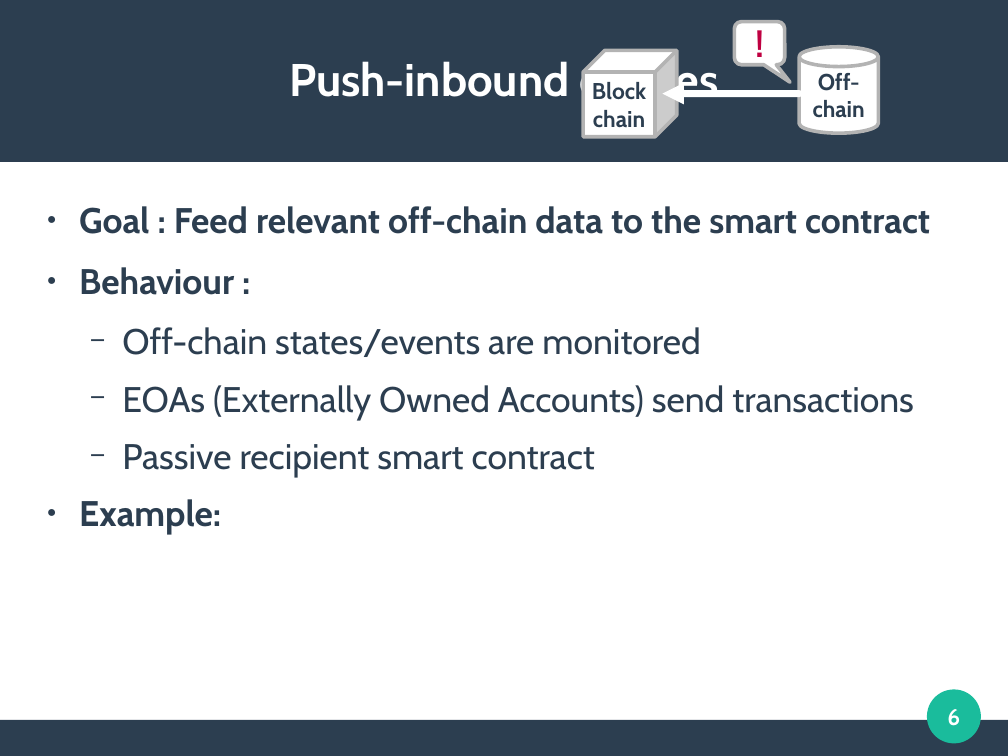
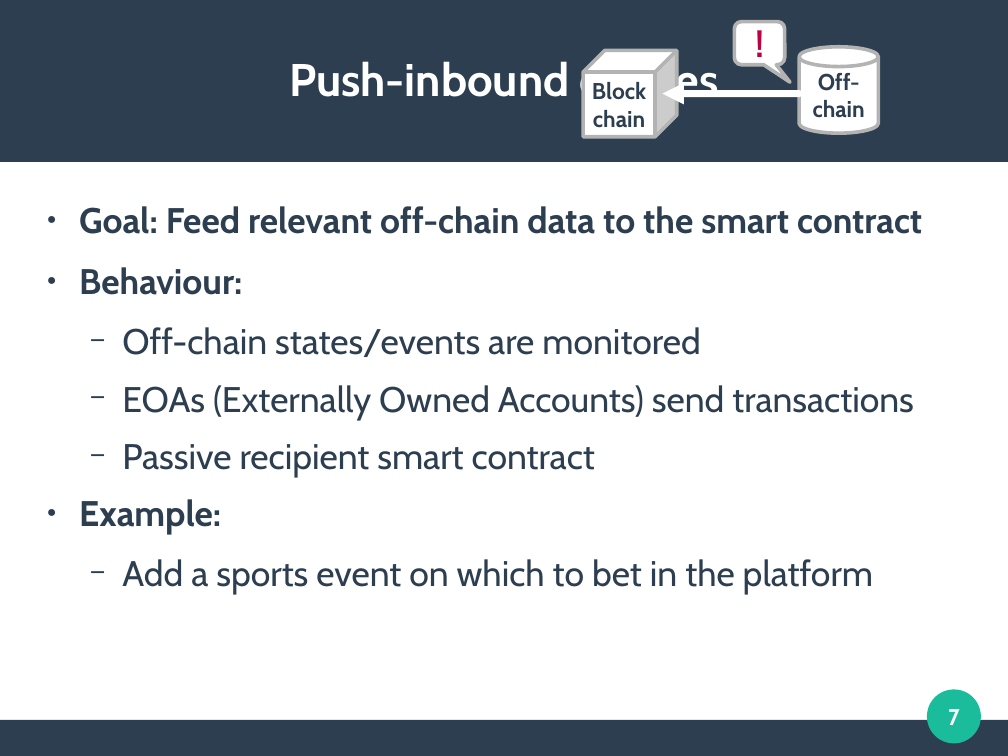
Before and after one commit to mbettinger/OT4-Lecture, a slide deck: slide 7 of Presentation - Oracles.odp (slide 6 before the commit). Drawn at 1008x756 pixels with LibreOffice and Linux fonts; fonts in the diff are those of the drawing. Boxes give left, top, right and bottom in pixels: in the first picture for what was removed or moved away, otherwise in the second. Text is boxed around its words. In the diff, an @@ line names an element or a change of style, - is before the commit and + after.

```diff
--- a/Presentation - Oracles.odp
+++ b/Presentation - Oracles.odp
@@ text at bbox=[79, 206, 922, 295]: spaces changed @@
-● Goal : Feed relevant off-chain data to the smart contract
-● Behaviour :
+● Goal: Feed relevant off-chain data to the smart contract
+● Behaviour:
@@ text at bbox=[122, 559, 873, 595]: paragraph added @@
+  − Add a sports event on which to bet in the platform
@@ page number at bbox=[948, 709, 960, 725]: text changed @@
-6
+7
```
Also in this commit, not shown: 8 other slides changed, 1 slide added, 2 slides removed, 16 other files.
